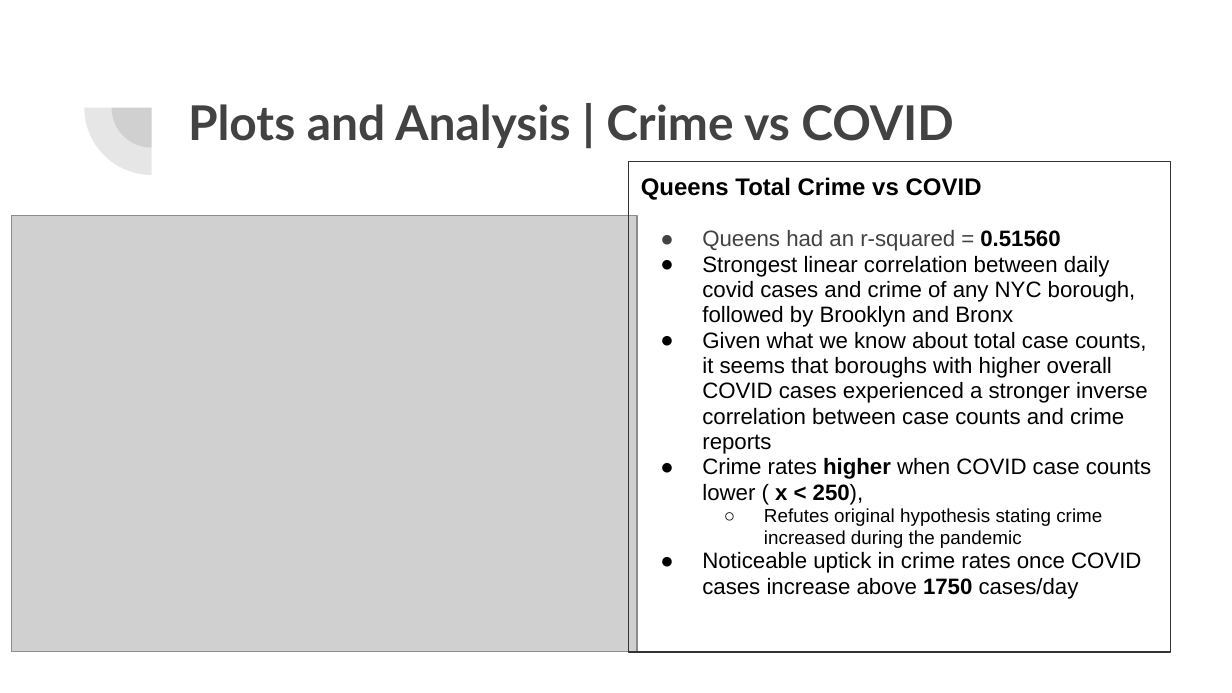
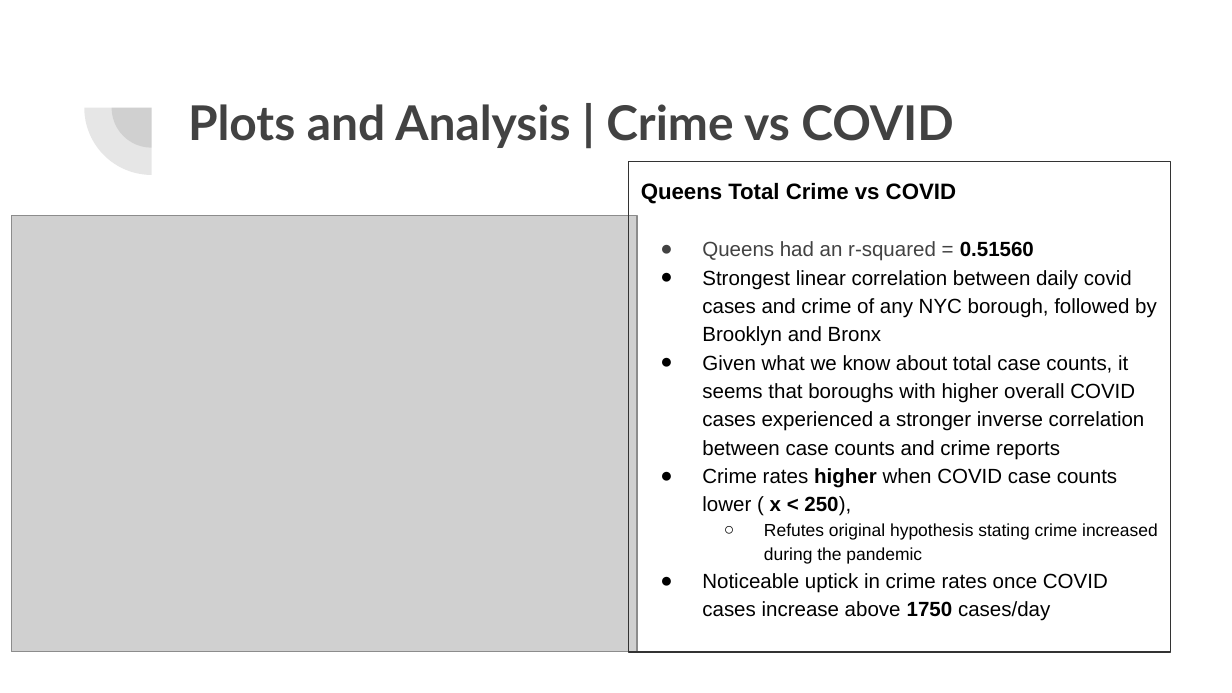
Before and after one commit to canamasc/Covid-Trends-VS-ATL-Crime, a slide deck: slide 6 of Crime Trends vs. Covid Trends.pptx. Drawn at 1232x693 pixels with LibreOffice and Linux fonts; fonts in the diff are those of the drawing; grey boxes stand for pictures. Boxes give left, top, right and bottom in pixels: in the first picture for what was removed or moved away, otherwise in the second. Text is boxed around its words. In the diff, an @@ line names an element or a change of style, - is before the commit and + after.

```diff
--- a/Crime Trends vs. Covid Trends.pptx
+++ b/Crime Trends vs. Covid Trends.pptx
@@ text "Queens Total Crime vs COVID" at [628, 161, 1170, 652]: size 14 to 12.9 pt in "Queens Total Crime vs COVID"; size 13 to 12 pt in "Queens had an r-squared = 0.51560", "Strongest linear correlation between daily covid cases ...", "Given what we know about total case ...", "Crime rates higher when COVID case counts ..." and 1 more places; size 11 to 10.2 pt in "Refutes original hypothesis stating crime increased during ..."; line spacing 0.95 to 1.15 @@
```
Also in this commit, not shown: 4 other slides changed.
